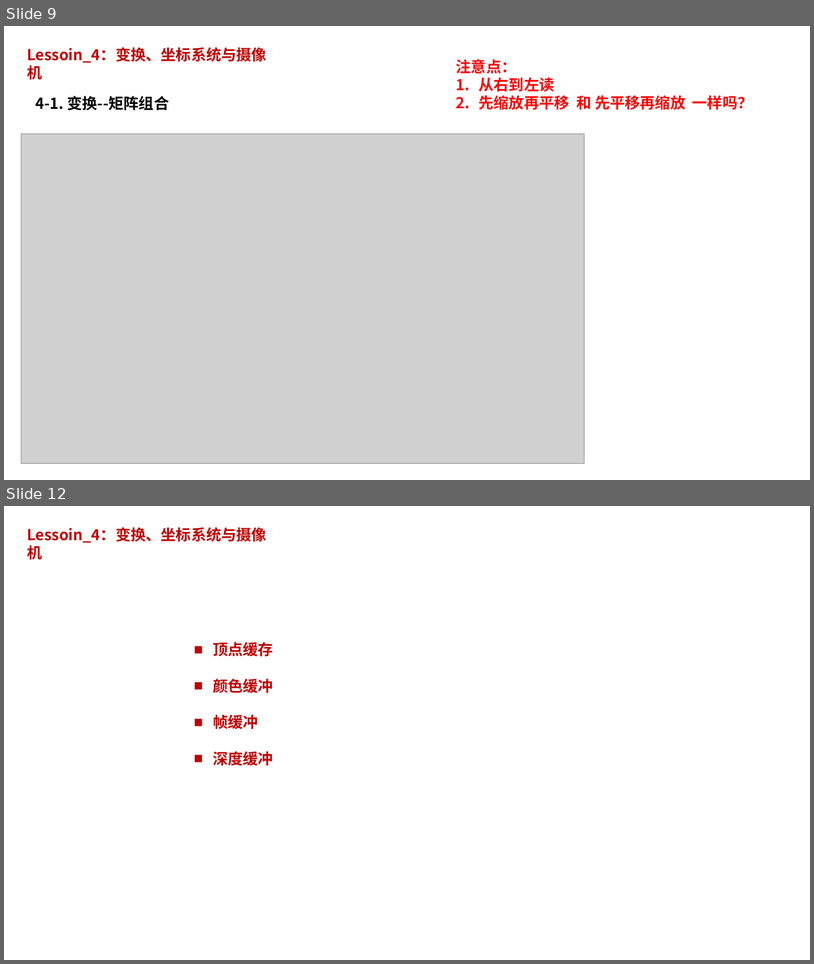
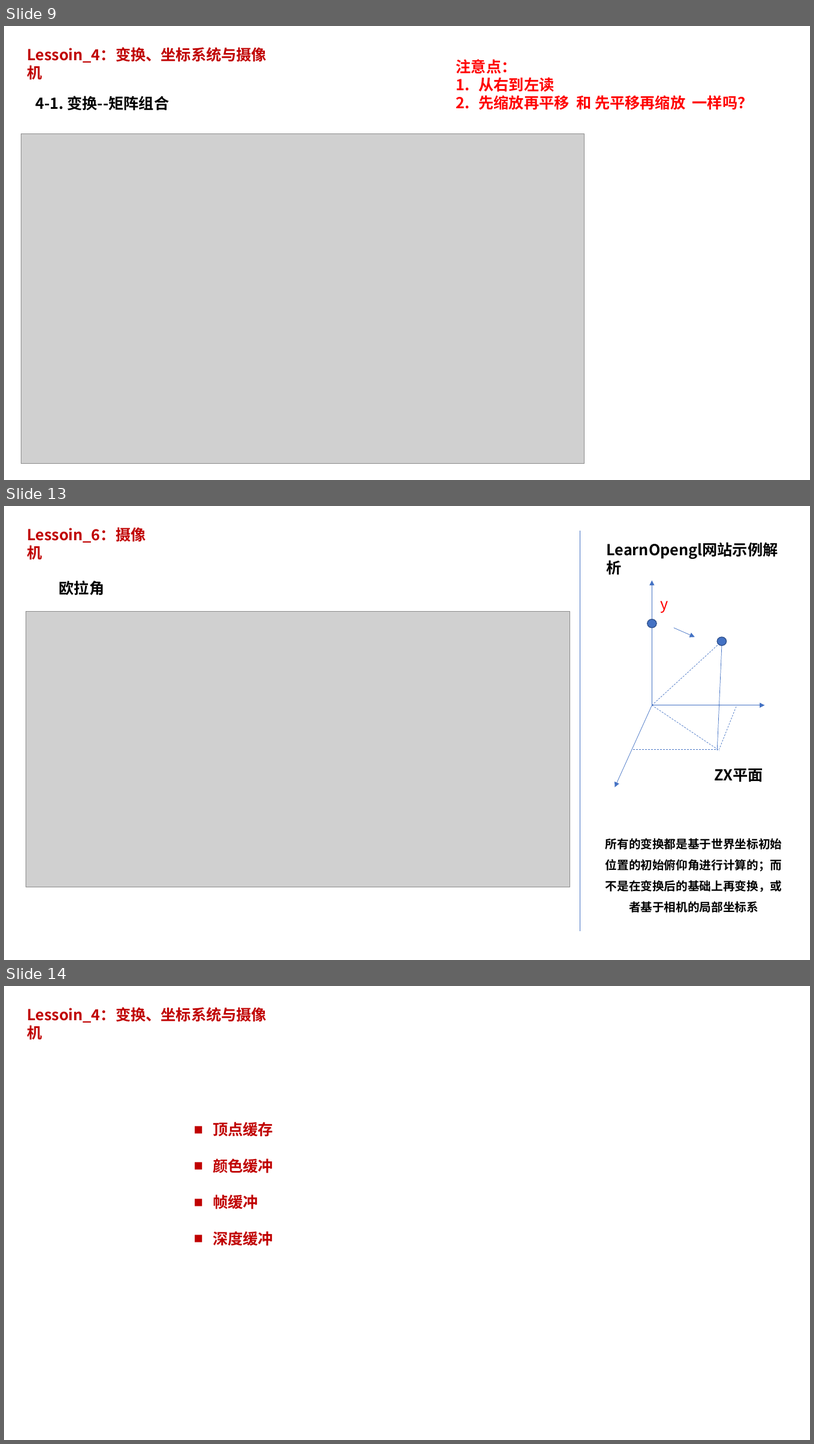
Before and after one commit to pczpcz/OpenglLearning, a slide deck: note/note.pptx. Shown one above the other, each under a label of ours: slides 9 and 12 before the commit, slides 9, 13 and 14 after it; the slides between them are not shown. The pictures are 814x964 and 814x1444 pixels, drawn with LibreOffice and Linux fonts; fonts in the diff are those of the drawing; grey boxes stand for pictures. Boxes give left, top, right and bottom in pixels: in the first picture for what was removed or moved away, otherwise in the second. Text is boxed around its words. In the diff, an @@ line names an element or a change of style, - is before the commit and + after.

Commit message:
补充相机相关知识点的笔记

```diff
--- a/note/note.pptx
+++ b/note/note.pptx
@@ slide 13 added at <box>4,506,810,960</box>, background #FFFFFF @@
@@ text added at <box>27,527,146,560</box>, 18 pt, text #C00000, bold @@
+Lessoin_6：摄像机
@@ line added from (581, 531) to (581, 931), #4472C4 0.5 pt @@
@@ text added at <box>601,537,794,561</box>, 18 pt, text #000000, bold @@
+LearnOpengl网站示例解析
@@ text added at <box>59,580,105,595</box>, 18 pt, text #000000, bold @@
+欧拉角
@@ picture added at <box>26,611,570,886</box> @@
@@ group added at <box>615,580,765,787</box>: 5 lines, 4 arrows, 2 ellipses, 2 texts @@
+y
+ZX平面
@@ text added at <box>606,838,782,912</box>, 14 pt, text #000000, bold @@
+所有的变换都是基于世界坐标初始位置的初始俯仰角进行计算的；而不是在变换后的基础上再变换，或者基于相机的局部坐标系
@@ what was slide 12 is now slide 14 @@
```
Also in this commit, not shown: 2 slides changed, 1 other slide added.
